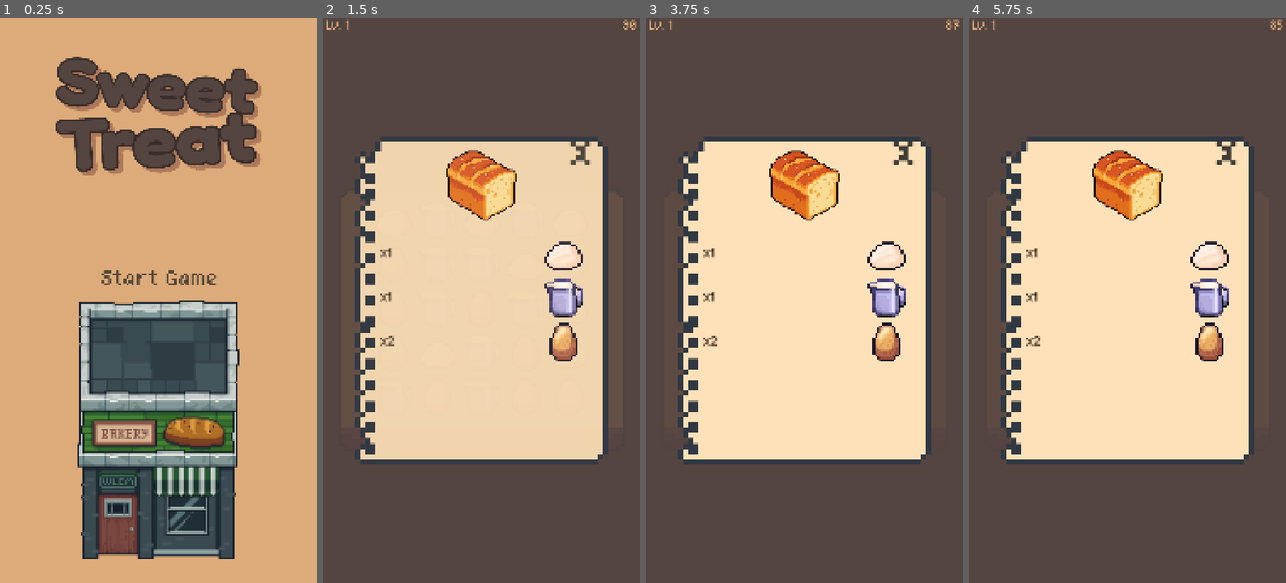
Above: before the commit, frames 1-4 (left to right).
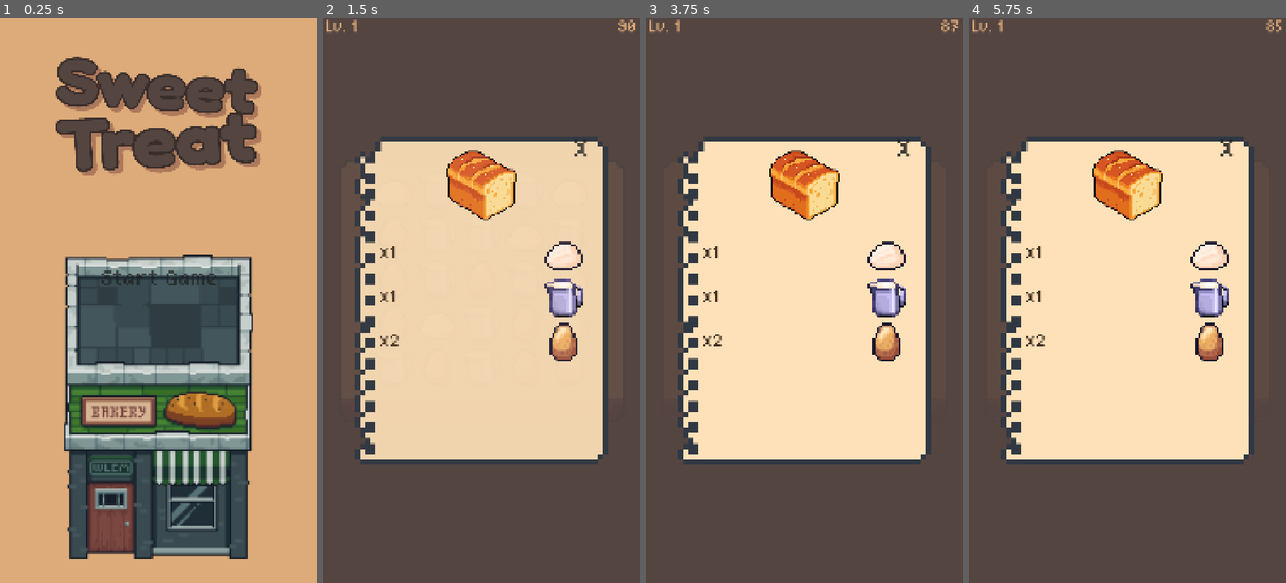
Above: after the commit, the same moments.

Repository: Krisha052/sweet-treat
Game: Godot game, scene res://scenes/main.tscn
Same seed, same stepped clock (60 frames per second), same inputs: the game is played once before the commit and once after it.
Inputs (mouse positions are in pixels of both pictures, inside the frame that each line leads up to; where the layout moved, square brackets give the same spot in the first picture):
- Up to frame 1 (0.25 s): no input
- Up to frame 2 (1.5 s): click (481, 277) at 0.5 s; click (481, 475) [481, 532] at 1.25 s
- Up to frame 3 (3.75 s): tap Enter at 2, 3.5 s; move the mouse to (715, 221) at 2.02 s; click (715, 221) at 2.17 s; tap Space at 2.75 s; move the mouse to (760, 221) at 2.77 s; click (760, 221) at 2.92 s; move the mouse to (804, 221) at 3.52 s; click (804, 221) at 3.67 s
- Up to frame 4 (5.75 s): tap Space at 4.25 s; move the mouse to (1171, 221) at 4.27 s; click (1171, 221) at 4.42 s; tap Enter at 5 s; move the mouse to (1216, 221) at 5.02 s; click (1216, 221) at 5.17 s

The runs differ from the first frame. In frame 1, 24% of the frame differs, in the area x 20-80%, y 41-96%; in frame 2, 0.6%; in frame 3, 0.6%; in frame 4, 0.6%.

Commit message:
Third sizing pass: board up, labels larger, cafe bigger, close btn smaller
Board: offset_top/bottom -50→-150 (100px further up); board now y=[482,1374]
Grid: origin_y multiplier 0.358→0.306 to re-center 5×5 grid in new board interior
HUD: font_size 38→50pt (+32%); label rects widened (offset_right 190→260,
  offset_left -190→-220); DishCardRow anchor_top 0.84→0.74, bottom 1.0→0.90
  so card row moves up with the board (now y=[1421,1728])
Cafe: anchor_top 0.5→0.42 on all 4 screens (main menu, game over, restart,
  next level) — rendered size 551×880→647×1034 (+18%)
CloseButton: anchor_bottom 0.09→0.062 → rendered 50×58px (was ~77×89)
Recipe Frame count labels: font_size 44→56pt; custom_minimum_size 100→120

Recipe Frame text audit: zero static Label nodes in .tscn; only text nodes
are the "x%d" count labels created dynamically in _build_list().

Co-Authored-By: Claude Sonnet 4.6 <noreply@anthropic.com>

Diff:
--- a/scenes/levels/level_base.tscn
+++ b/scenes/levels/level_base.tscn
@@ -22,9 +22,9 @@
 anchor_right = 1.0
 anchor_bottom = 0.794
 offset_left = 33.0
-offset_top = -50.0
+offset_top = -150.0
 offset_right = 33.0
-offset_bottom = -50.0
+offset_bottom = -150.0
 expand_mode = 1
 stretch_mode = 5
 texture = ExtResource("4_base")
--- a/scenes/ui/game_over_screen.tscn
+++ b/scenes/ui/game_over_screen.tscn
@@ -16,7 +16,7 @@
 
 [node name="Cafe" type="TextureRect" parent="."]
 anchor_left = 0.0
-anchor_top = 0.5
+anchor_top = 0.42
 anchor_right = 1.0
 anchor_bottom = 1.0
 offset_bottom = -80.0
--- a/scenes/ui/hud.tscn
+++ b/scenes/ui/hud.tscn
@@ -13,26 +13,26 @@
 [node name="LevelLabel" type="Label" parent="."]
 offset_left = 12.0
 offset_top = 10.0
-offset_right = 190.0
-offset_bottom = 58.0
+offset_right = 260.0
+offset_bottom = 72.0
 theme_override_fonts/font = ExtResource("4_hud")
-theme_override_font_sizes/font_size = 38
+theme_override_font_sizes/font_size = 50
 theme_override_colors/font_color = Color(0.867, 0.671, 0.475, 1)
 
 [node name="TimerLabel" type="Label" parent="."]
-offset_left = -190.0
+offset_left = -220.0
 offset_top = 10.0
 offset_right = -10.0
-offset_bottom = 58.0
+offset_bottom = 72.0
 anchor_left = 1.0
 anchor_right = 1.0
 horizontal_alignment = 2
 theme_override_fonts/font = ExtResource("4_hud")
-theme_override_font_sizes/font_size = 38
+theme_override_font_sizes/font_size = 50
 theme_override_colors/font_color = Color(0.867, 0.671, 0.475, 1)
 
 [node name="DishCardRow" type="HFlowContainer" parent="."]
-anchor_top = 0.84
+anchor_top = 0.74
 anchor_right = 1.0
-anchor_bottom = 1.0
+anchor_bottom = 0.90
 alignment = 1
--- a/scenes/ui/main_menu.tscn
+++ b/scenes/ui/main_menu.tscn
@@ -17,7 +17,7 @@
 
 [node name="Cafe" type="TextureRect" parent="."]
 anchor_left = 0.0
-anchor_top = 0.5
+anchor_top = 0.42
 anchor_right = 1.0
 anchor_bottom = 1.0
 offset_bottom = -80.0
--- a/scenes/ui/next_level_screen.tscn
+++ b/scenes/ui/next_level_screen.tscn
@@ -17,7 +17,7 @@
 
 [node name="Cafe" type="TextureRect" parent="."]
 anchor_left = 0.0
-anchor_top = 0.5
+anchor_top = 0.42
 anchor_right = 1.0
 anchor_bottom = 1.0
 offset_bottom = -80.0
--- a/scenes/ui/recipe_frame.tscn
+++ b/scenes/ui/recipe_frame.tscn
@@ -50,7 +50,7 @@
 anchor_left = 0.78
 anchor_top = 0.01
 anchor_right = 1.0
-anchor_bottom = 0.09
+anchor_bottom = 0.062
 ignore_texture_size = true
 stretch_mode = 5
 texture_normal = ExtResource("3_rf")
--- a/scenes/ui/restart_game_screen.tscn
+++ b/scenes/ui/restart_game_screen.tscn
@@ -17,7 +17,7 @@
 
 [node name="Cafe" type="TextureRect" parent="."]
 anchor_left = 0.0
-anchor_top = 0.5
+anchor_top = 0.42
 anchor_right = 1.0
 anchor_bottom = 1.0
 offset_bottom = -80.0
--- a/scripts/gameplay/level_controller.gd
+++ b/scripts/gameplay/level_controller.gd
@@ -70,7 +70,7 @@
 	var row_w := BOARD_COLS * CELL
 	var origin_x := (vp.x - row_w) * 0.5 + CELL * 0.5
 	var origin_y := clampf(
-		vp.y * 0.358,
+		vp.y * 0.306,
 		CELL * 0.5 + 10.0,
 		vp.y - BOARD_ROWS * CELL + CELL * 0.5 - 10.0
 	)
--- a/scripts/ui/recipe_frame.gd
+++ b/scripts/ui/recipe_frame.gd
@@ -33,9 +33,9 @@
 		var label := Label.new()
 		label.text = "x%d" % entry["count"]
 		label.add_theme_font_override("font", _QUAVER)
-		label.add_theme_font_size_override("font_size", 44)
+		label.add_theme_font_size_override("font_size", 56)
 		label.add_theme_color_override("font_color", Color("#3d2b1f"))
-		label.custom_minimum_size = Vector2(100, 0)
+		label.custom_minimum_size = Vector2(120, 0)
 		label.size_flags_horizontal = Control.SIZE_SHRINK_BEGIN
 		label.vertical_alignment = VERTICAL_ALIGNMENT_CENTER
 		row.add_child(label)
